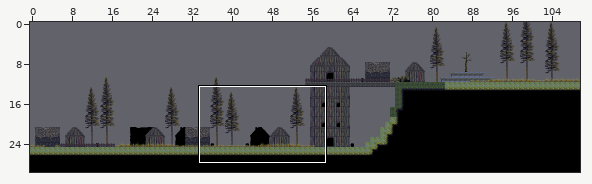
Tiled map -- AngryCastle/levels/flowerspring_01.tmx. The first picture is a wide view before the edit; the outline marks the close-up.
Close-up. Old version:
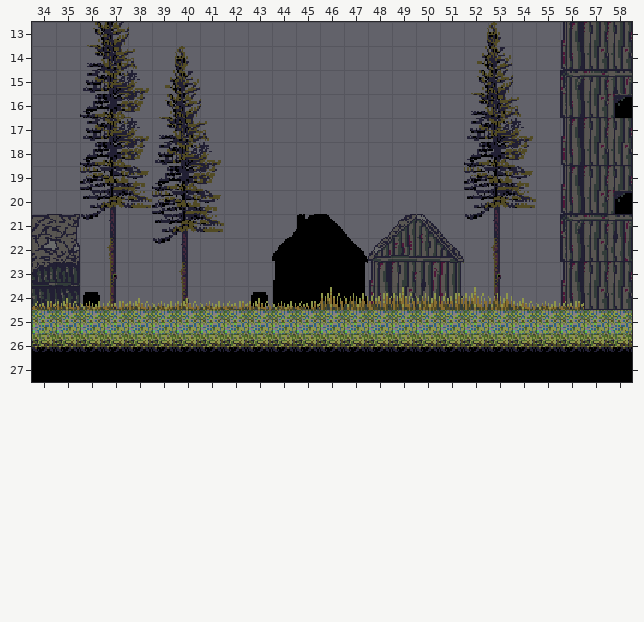
Cells are 16x16 px. Shown: x 34..58, y 13..27. The commit also changed other parts of the map, which this record leaves out.
The same view after the edit:
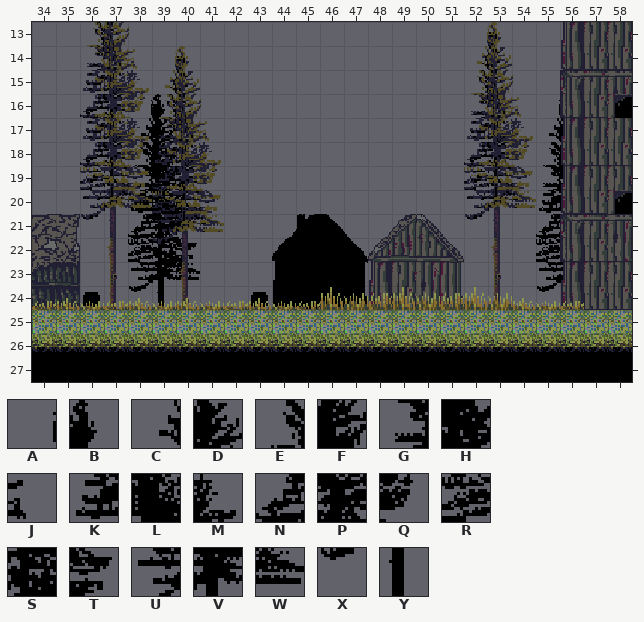
Key: from "Elminas_tileset": A 349, B 350, C 381, D 382, E 413, F 414, G 445, H 446, J 447, K 477, L 478, M 479, N 509, P 510, Q 511, R 541, S 542, T 543, U 573, V 574, W 575, X 605, Y 606.
_ is an empty cell.
Edits made:
{"where": "layer \"SilhouetteLayer\""}
{"y":16,"x":38,"old":"__","new":"AB"}
{"y":16,"x":55,"old":"_","new":"A"}
{"y":17,"x":38,"old":"__","new":"CD"}
{"y":17,"x":55,"old":"__","new":"CD"}
{"y":18,"x":38,"old":"__","new":"EF"}
{"y":18,"x":55,"old":"__","new":"EF"}
{"y":19,"x":38,"old":"___","new":"GHJ"}
{"y":19,"x":55,"old":"__","new":"GH"}
{"y":20,"x":38,"old":"___","new":"KLM"}
{"y":20,"x":55,"old":"__","new":"KL"}
{"y":21,"x":38,"old":"___","new":"NPQ"}
{"y":21,"x":55,"old":"_","new":"N"}
{"y":22,"x":38,"old":"___","new":"RST"}
{"y":22,"x":55,"old":"_","new":"R"}
{"y":23,"x":38,"old":"___","new":"UVW"}
{"y":23,"x":55,"old":"__","new":"UV"}
{"y":24,"x":38,"old":"__","new":"XY"}
{"y":24,"x":55,"old":"_","new":"X"}
